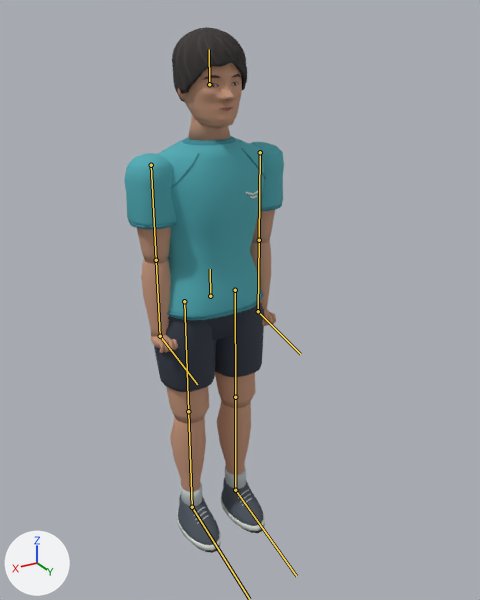
The glTF model assets/models/ground-crew.glb as it was, and as the next commit left it.
The view is the same before and after, from a 50 mm lens placed at (0.955, 1.779, 1.759), pointed at (-0.057, 0.092, 0.915). The lights are fixed; the arrows at lower left show +X, +Y and +Z. The picture after the commit comes second. The bones that change are drawn over the model as lines.

Objects in the first picture: 'HairSwept', 'Head', 'L_ArmEnd', 'L_ArmLower', 'L_ArmUpper', 'L_LegEnd', 'L_LegLower', 'L_LegUpper', 'R_ArmEnd', 'R_ArmLower', 'R_ArmUpper', 'R_LegEnd', 'R_LegLower', 'R_LegUpper', 'Torso'.
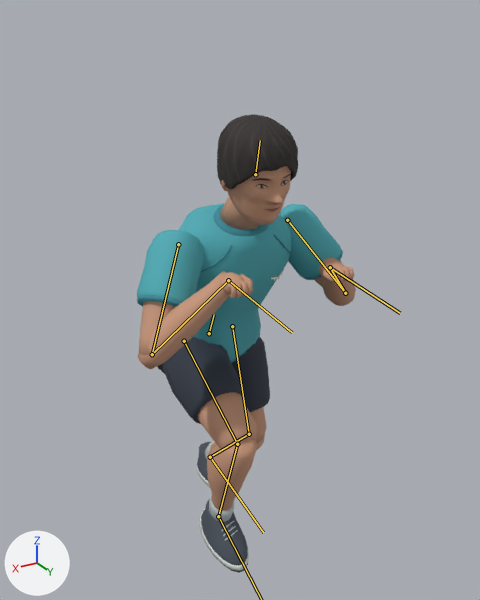
The newer file adds an action. The first version stands in its rest pose; the second is drawn at frame 4 of the action 'Crew Push'.

What the commit changed:
Bone 'Spine' (bone_spine) moves from (0.0, 0.0, 0.0) to (0.008, -0.136, 0.0).
Bone 'Spine' (bone_spine) turns from (0, 0, 0) to (-25, 2, -2) degrees about its own x, y and z.
Bone 'Neck' (bone_neck) turns from (0, 0, 0) to (13, -2, 1) degrees about its own x, y and z.
Bone 'Thigh.L' (bone_thigh_l) turns from (0, 0, 0) to (34, 0, 3) degrees about its own x, y and z.
Bone 'Shin.L' (bone_shin_l) turns from (0, 0, 0) to (-55, -1, -4) degrees about its own x, y and z.
Bone 'Foot.L' (bone_foot_l) turns from (0, 0, 0) to (46, 0, 0) degrees about its own x, y and z.
Bone 'Thigh.R' (bone_thigh_r) turns from (0, 0, 0) to (91, 5, -3) degrees about its own x, y and z.
Bone 'Shin.R' (bone_shin_r) turns from (0, 0, 0) to (-87, 4, 4) degrees about its own x, y and z.
Bone 'Foot.R' (bone_foot_r) turns from (0, 0, 0) to (7, -2, -1) degrees about its own x, y and z.
Bone 'Upper arm.L' (bone_upper_arm_l) turns from (0, 0, 0) to (38, -16, 29) degrees about its own x, y and z.
Bone 'Forearm.L' (bone_forearm_l) turns from (0, 0, 0) to (55, 34, -121) degrees about its own x, y and z.
Bone 'Hand.L' (bone_hand_l) turns from (0, 0, 0) to (34, 129, 90) degrees about its own x, y and z.
Bone 'Upper arm.R' (bone_upper_arm_r) turns from (0, 0, 0) to (47, 20, -26) degrees about its own x, y and z.
Bone 'Forearm.R' (bone_forearm_r) turns from (0, 0, 0) to (40, -18, 145) degrees about its own x, y and z.
Bone 'Hand.R' (bone_hand_r) turns from (0, 0, 0) to (5, -130, -46) degrees about its own x, y and z.

Boxes [x1, y1, x2, y2] around the edits, measured in the pictures (480 x 600 px):
'Torso', posed (24% wider, 21% shorter): before [157, 115, 266, 341]; after [157, 196, 292, 374]
'R_ArmUpper', posed (24% wider, 12% taller): before [124, 153, 177, 264]; after [137, 230, 203, 355]
'R_LegUpper', posed (48% wider, 7% taller): before [154, 319, 217, 424]; after [163, 337, 257, 449]
'HairSwept', posed (8% wider): before [172, 27, 247, 102]; after [217, 114, 298, 189]
'Head', posed: before [178, 63, 242, 128]; after [221, 166, 291, 225]
'R_LegLower', posed (38% wider, 8% shorter): before [170, 416, 206, 506]; after [207, 439, 257, 522]
'R_ArmLower', posed: before [141, 260, 171, 337]; after [138, 271, 230, 369]
'L_LegUpper', posed: before [215, 303, 264, 408]; after [232, 336, 270, 443]
'L_ArmUpper', posed: before [249, 142, 284, 244]; after [281, 204, 356, 291]
'R_LegEnd', posed (11% wider, 25% taller): before [177, 495, 221, 553]; after [200, 500, 249, 573]
'L_LegLower', posed (mostly hidden afterwards): before [217, 401, 251, 489]; after [205, 435, 265, 459]
'L_LegEnd', posed: before [221, 478, 265, 533]; after [196, 442, 211, 487]
'L_ArmLower', posed: before [250, 241, 271, 310]; after [320, 258, 355, 306]
'L_ArmEnd', posed: before [263, 309, 276, 326]; after [319, 260, 354, 283]
bone 'Spine', root to tip: before (210, 296) to (210, 269); after (209, 333) to (214, 314)
bone 'Neck', root to tip: before (209, 84) to (209, 49); after (255, 174) to (260, 140)
bone 'Thigh.L', root to tip: before (235, 290) to (235, 397); after (232, 326) to (249, 434)
bone 'Shin.L', root to tip: before (235, 397) to (235, 490); after (249, 434) to (210, 457)
bone 'Foot.L', root to tip: before (235, 490) to (296, 576); after (210, 457) to (263, 532)
bone 'Thigh.R', root to tip: before (184, 301) to (188, 411); after (184, 341) to (237, 444)
bone 'Shin.R', root to tip: before (188, 411) to (192, 507); after (237, 444) to (218, 516)
bone 'Upper arm.L', root to tip: before (260, 152) to (259, 240); after (287, 220) to (345, 293)
bone 'Forearm.L', root to tip: before (259, 240) to (258, 311); after (345, 293) to (330, 267)
bone 'Hand.L', root to tip: before (258, 311) to (300, 354); after (330, 267) to (400, 313)
bone 'Upper arm.R', root to tip: before (151, 165) to (156, 260); after (178, 244) to (152, 354)
bone 'Forearm.R', root to tip: before (156, 260) to (160, 336); after (152, 354) to (228, 280)
bone 'Hand.R', root to tip: before (160, 336) to (197, 384); after (228, 280) to (292, 332)
